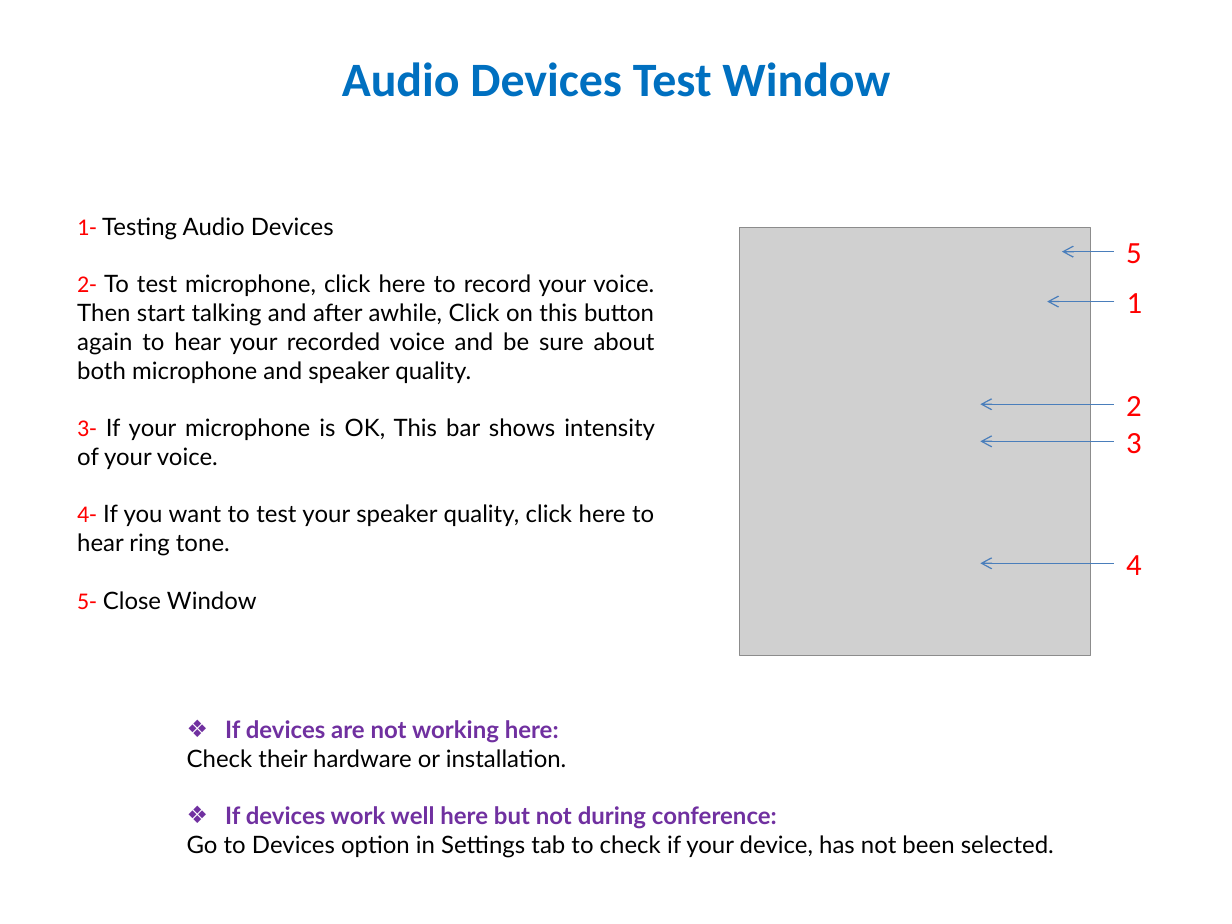
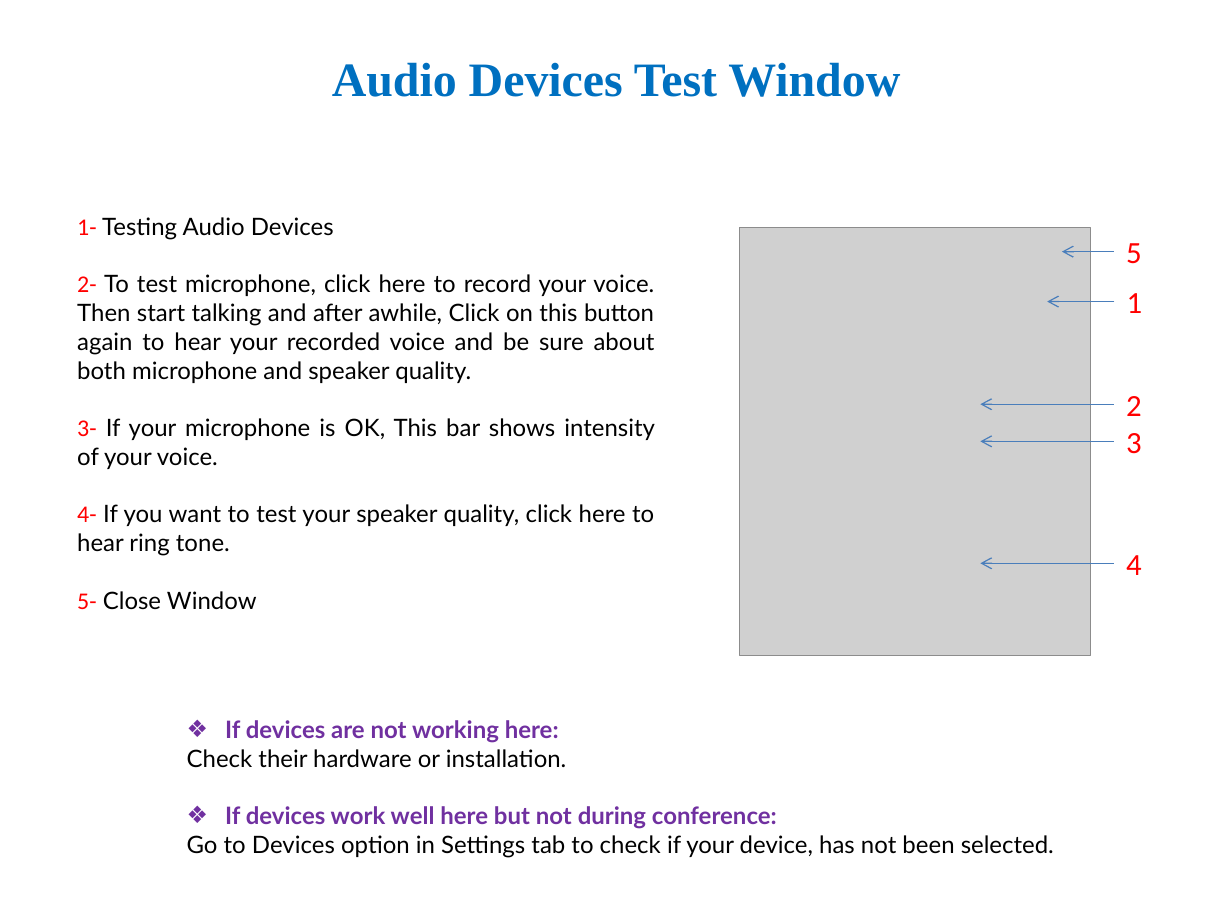
Before and after one commit to e-hashemian/IrancellGuide, a slide deck: slide 5 of ShookaDesktop Guide - English.pptx. Drawn at 1232x924 pixels with LibreOffice and Linux fonts; fonts in the diff are those of the drawing; grey boxes stand for pictures. Boxes give left, top, right and bottom in pixels: in the first picture for what was removed or moved away, otherwise in the second. Text is boxed around its words. In the diff, an @@ line names an element or a change of style, - is before the commit and + after.

```diff
--- a/ShookaDesktop Guide - English.pptx
+++ b/ShookaDesktop Guide - English.pptx
@@ title "Audio Devices Test Window" at box(332, 62, 900, 97): font Calibri to Times New Roman @@
```
Also in this commit, not shown: 3 other slides changed, 5 slides added, 5 slides removed, 10 other files.
